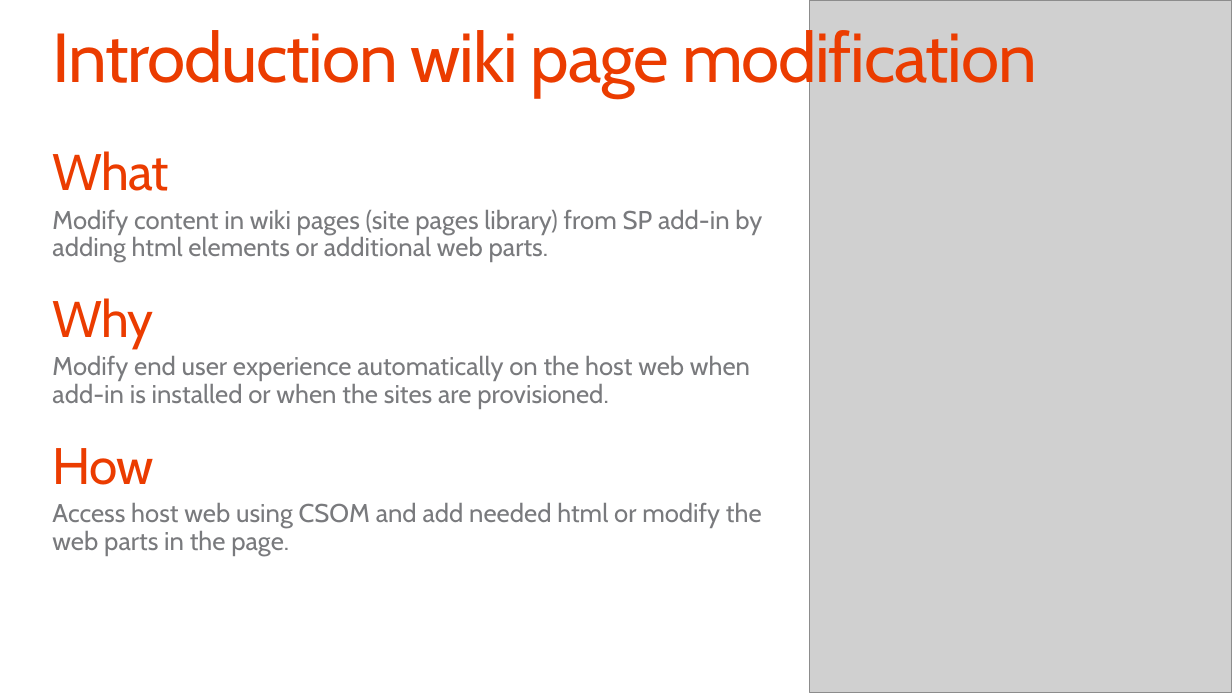
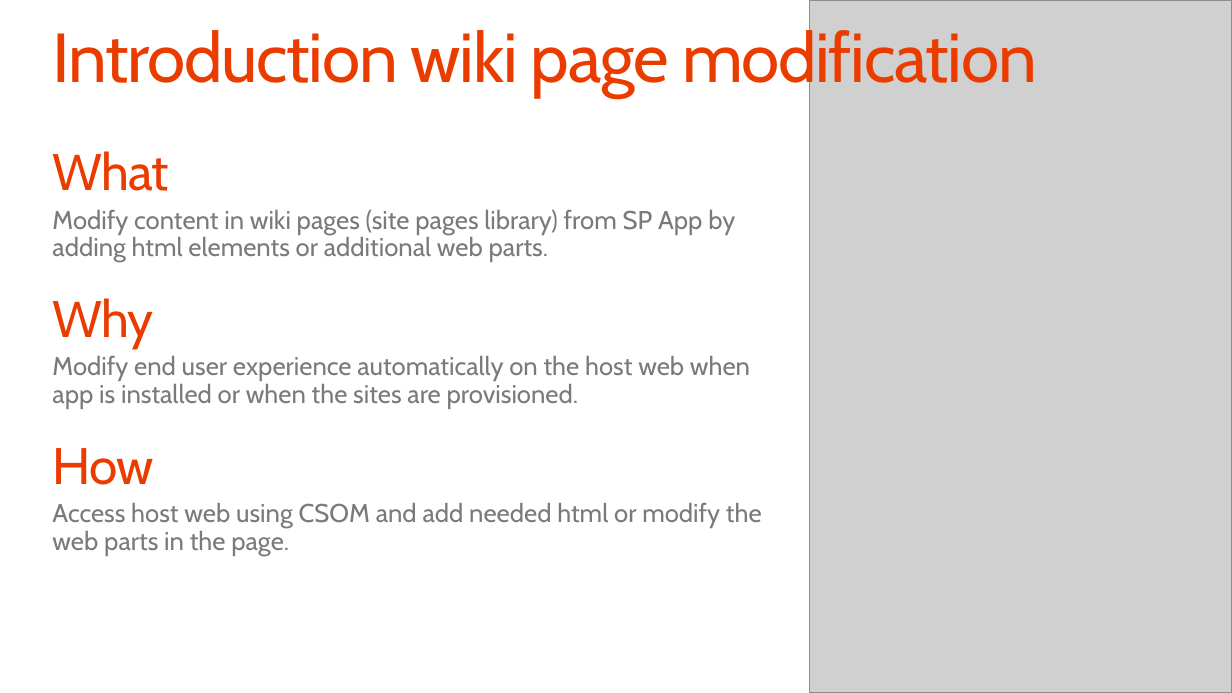
Before and after one commit to fabbbiob/TrainingContent, a slide deck: slide 9 of O3658/02 Managing site settings using app model/2_SiteManagement.pptx. Drawn at 1232x693 pixels with LibreOffice and Linux fonts; fonts in the diff are those of the drawing; grey boxes stand for pictures; background and template pictures are left out. Boxes give left, top, right and bottom in pixels: in the first picture for what was removed or moved away, otherwise in the second. Text is boxed around its words. In the diff, an @@ line names an element or a change of style, - is before the commit and + after.

```diff
--- a/O3658/02 Managing site settings using app model/2_SiteManagement.pptx
+++ b/O3658/02 Managing site settings using app model/2_SiteManagement.pptx
@@ text at [52, 210, 735, 262]: text changed @@
-  Modify content in wiki pages (site pages library) from SP add-in by adding html elements or additional web parts.
+  Modify content in wiki pages (site pages library) from SP App by adding html elements or additional web parts.
@@ text at [52, 356, 750, 409]: text changed @@
-  Modify end user experience automatically on the host web when add-in is installed or when the sites are provisioned.
+  Modify end user experience automatically on the host web when app is installed or when the sites are provisioned.
```
Also in this commit, not shown: 15 other slides changed, 1 slide added, 1 slide removed, 1 other file.
